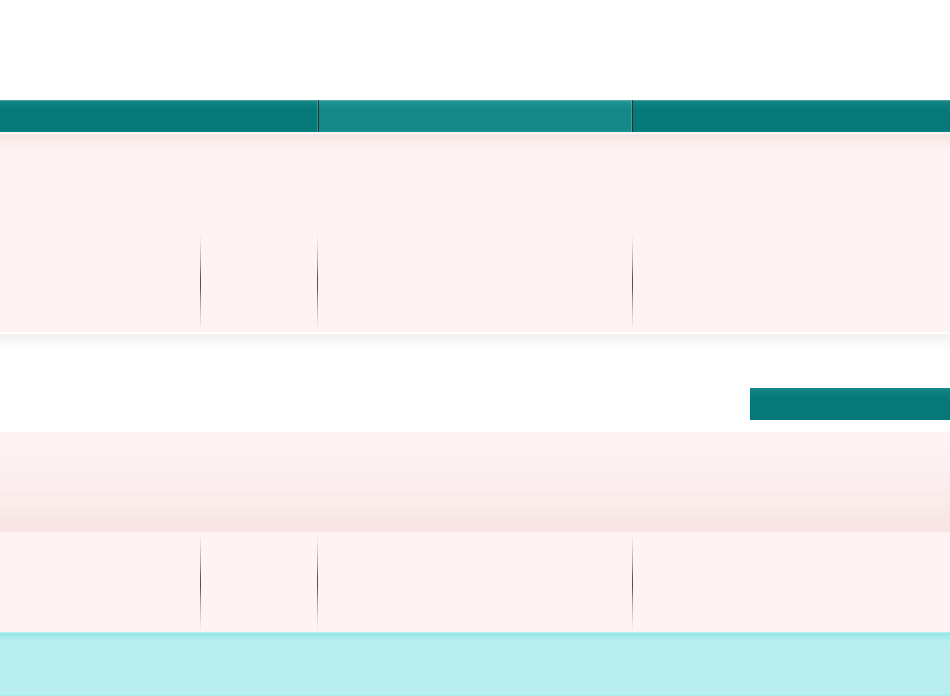
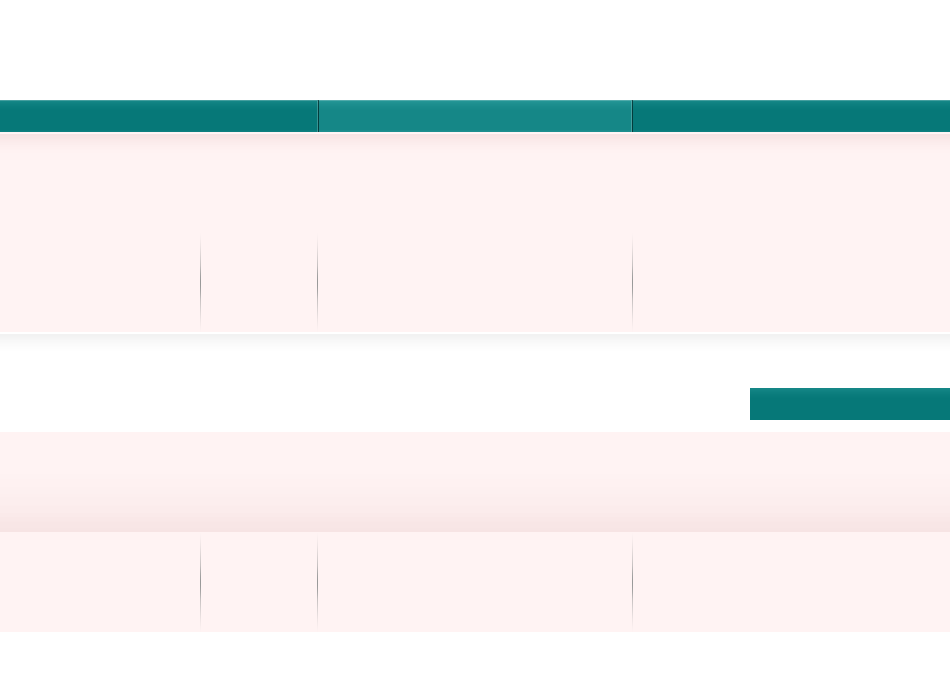
Comparing the layer stacks of the two 950x696 images. Changes:
painted on "footer" over left=0, top=632, right=950, bottom=696
